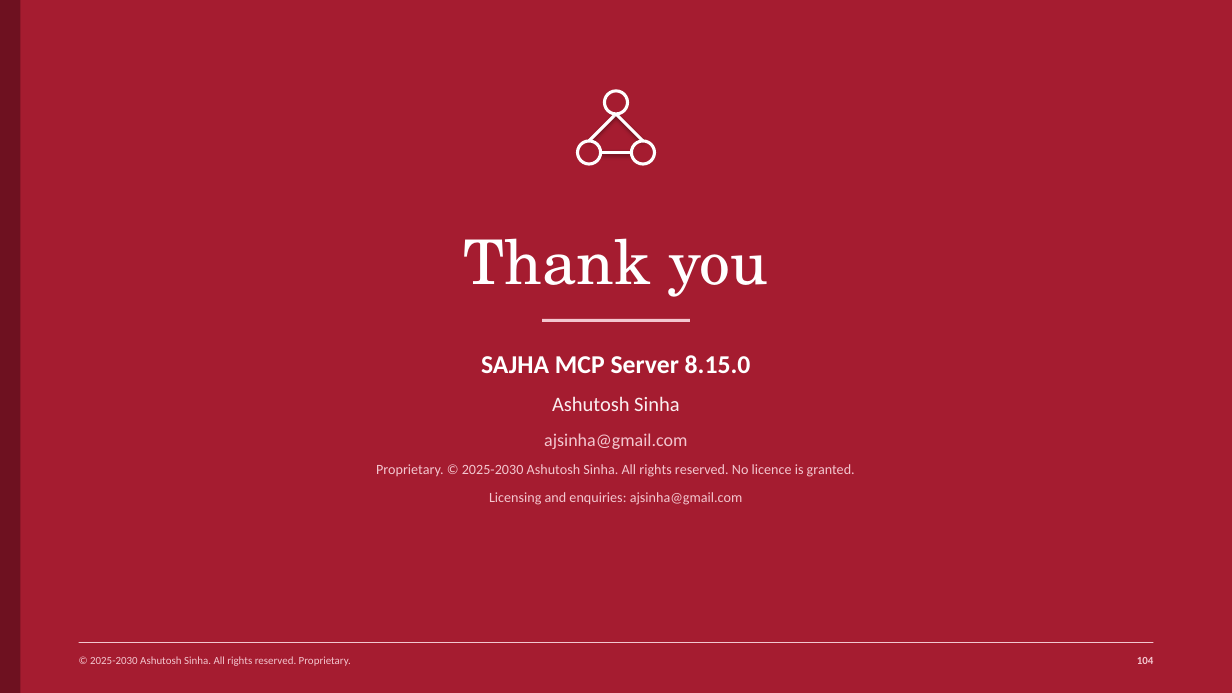
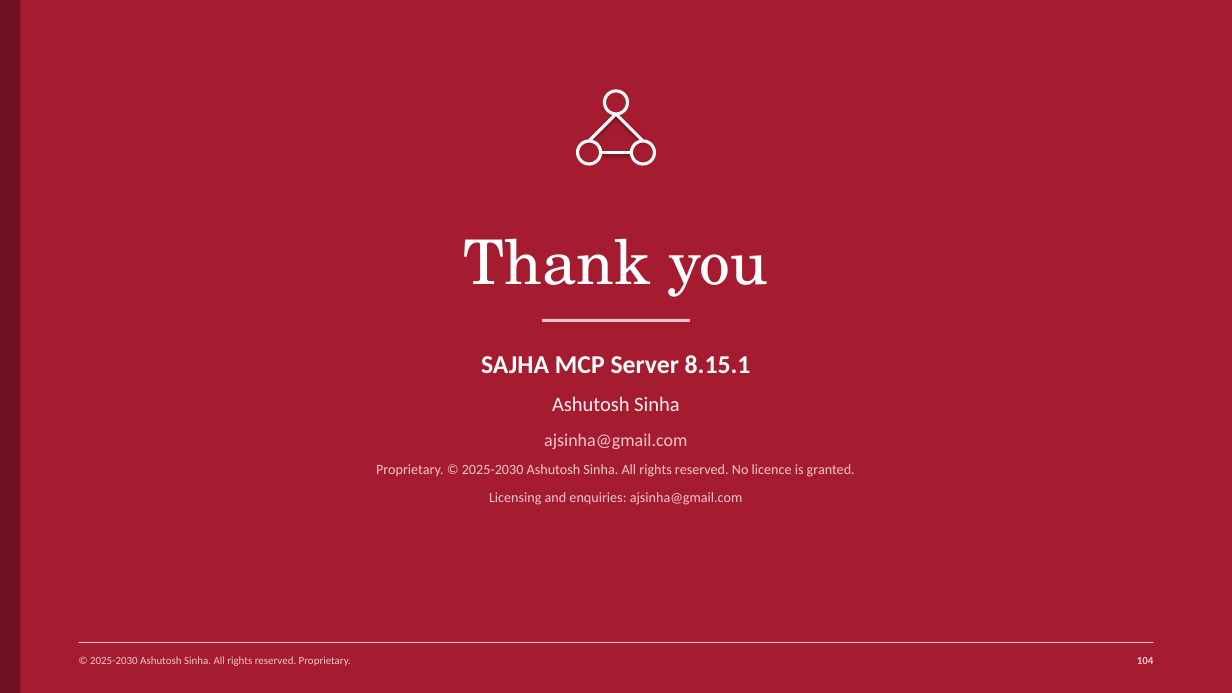
Before and after one commit to ajsinha/sajhamcpserver, a slide deck: slide 104 of docs/publications/SAJHA-MCP-Server.pptx. Drawn at 1232x693 pixels with LibreOffice and Linux fonts; fonts in the diff are those of the drawing. Boxes give left, top, right and bottom in pixels: in the first picture for what was removed or moved away, otherwise in the second. Text is boxed around its words. In the diff, an @@ line names an element or a change of style, - is before the commit and + after.

```diff
--- a/docs/publications/SAJHA-MCP-Server.pptx
+++ b/docs/publications/SAJHA-MCP-Server.pptx
@@ text at (x1=481, y1=355, x2=751, y2=373): text changed @@
-SAJHA MCP Server 8.15.0
+SAJHA MCP Server 8.15.1
```
Also in this commit, not shown: 5 other slides changed, 45 other files.
